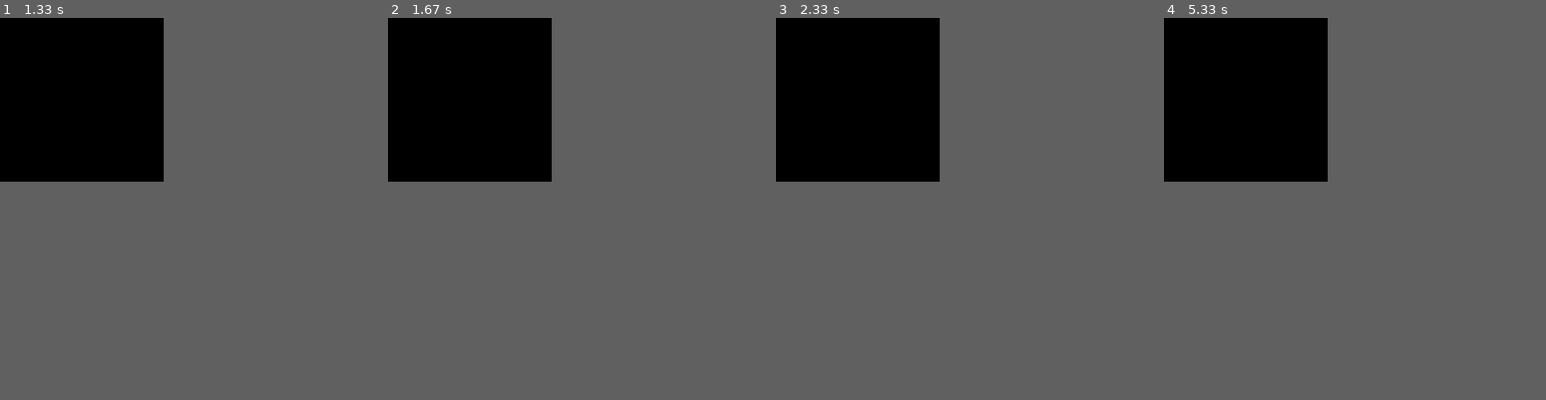
Above: before the commit, frames 1-4 (left to right).
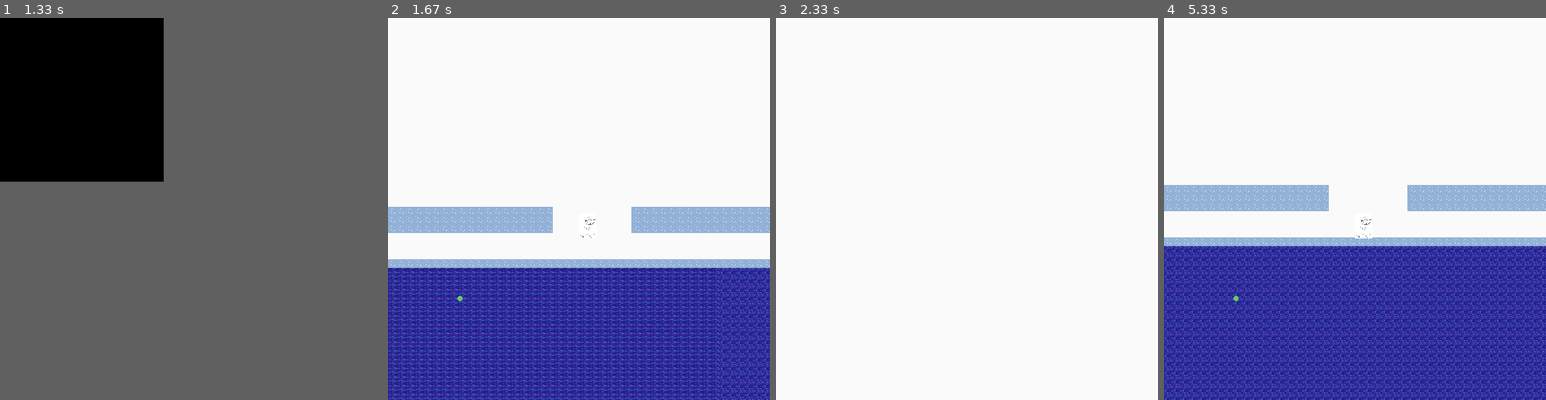
Above: after the commit, the same moments.

Repository: HyperRays/minecraft-from-wish
Game: pygame game, started from game-logic/main.py
Two runs of this game, one before a commit and one after it. Both use one fixed random seed, a clock stepped at 60 frames per second and the inputs below.
Inputs (mouse positions are in pixels of both pictures, inside the frame that each line leads up to):
- Up to frame 1 (1.33 s): no input
- Up to frame 2 (1.67 s): click (460, 296) at 1.38 s
- Up to frame 3 (2.33 s): no input
- Up to frame 4 (5.33 s): no input
In our replay, in frame 2 the window is 300x300 before the commit and 700x700 after it. These sizes can differ from the game's own. Grey fills any space a smaller window leaves; there, only what the larger window draws over its background counts as a difference.

Frame 1 is identical in both runs. In frame 2, 60% of the frame differs, in the area x 0-100%, y 0-100%; in frame 3, 18%; in frame 4, 66%.

Commit message:
better syncing with framerate

Diff:
--- a/graphics/pygame_backend.py
+++ b/graphics/pygame_backend.py
@@ -31,8 +31,10 @@
     def reached(self) -> bool:
         return self.total_time >= self.target_time
 
-    def reset(self) -> None:
+    def reset(self, new_target_time = None) -> None:
         self.total_time = self.total_time - self.target_time
+        if new_target_time != None:
+            self.target_time = new_target_time
 
 @dataclass(slots= True)
 class Image:
@@ -73,8 +75,10 @@
     # the render loop
     async def event_loop(cls, update_closure: Any, input_closure: Any, render_closure: Any) -> None:
         sync = _Timed(1_000_000_000/60)
+        clock = pygame.time.Clock()
         while True:
             sync.poll()
+            clock.tick_busy_loop()
             keys = pygame.key.get_pressed()
             pygame.event.poll()
             for event in pygame.event.get():
@@ -94,7 +98,10 @@
             if sync.reached():
                 logging.debug(f"Updated Frame")
                 pygame.display.update()
-                sync.reset()
+                if clock.get_fps() != 0:
+                    sync.reset(new_target_time=1_000_000_000/clock.get_fps())
+                else:
+                    sync.reset()
 
     @classmethod
     def init(cls, size: tuple[float, float], title: str):
